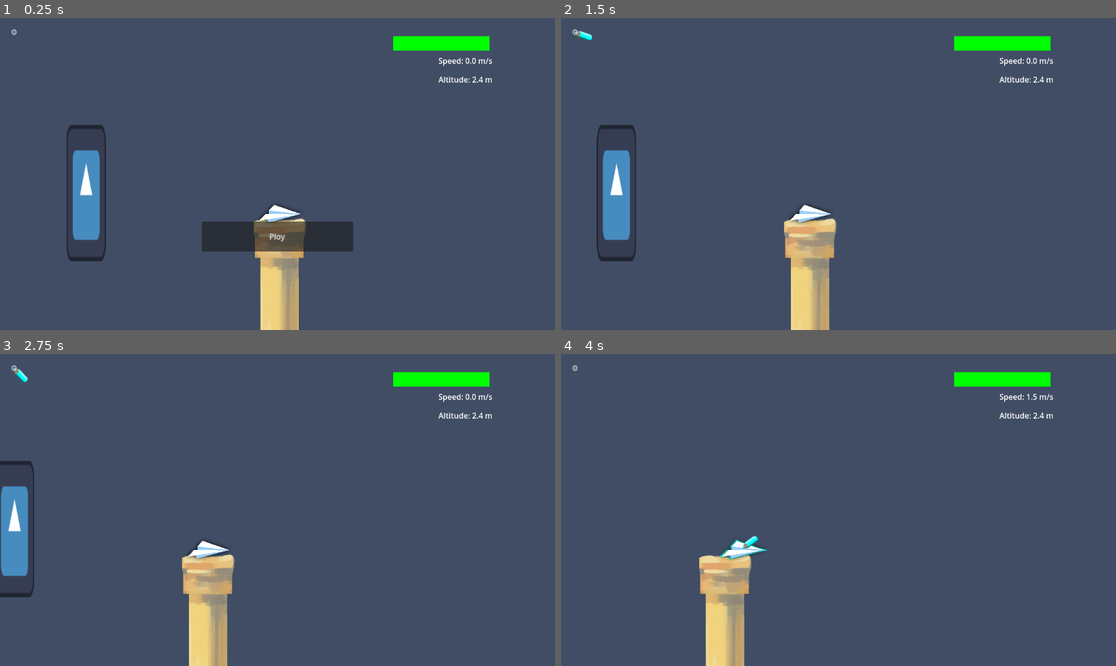
Above: before the commit, frames 1-4 (two rows, left to right).
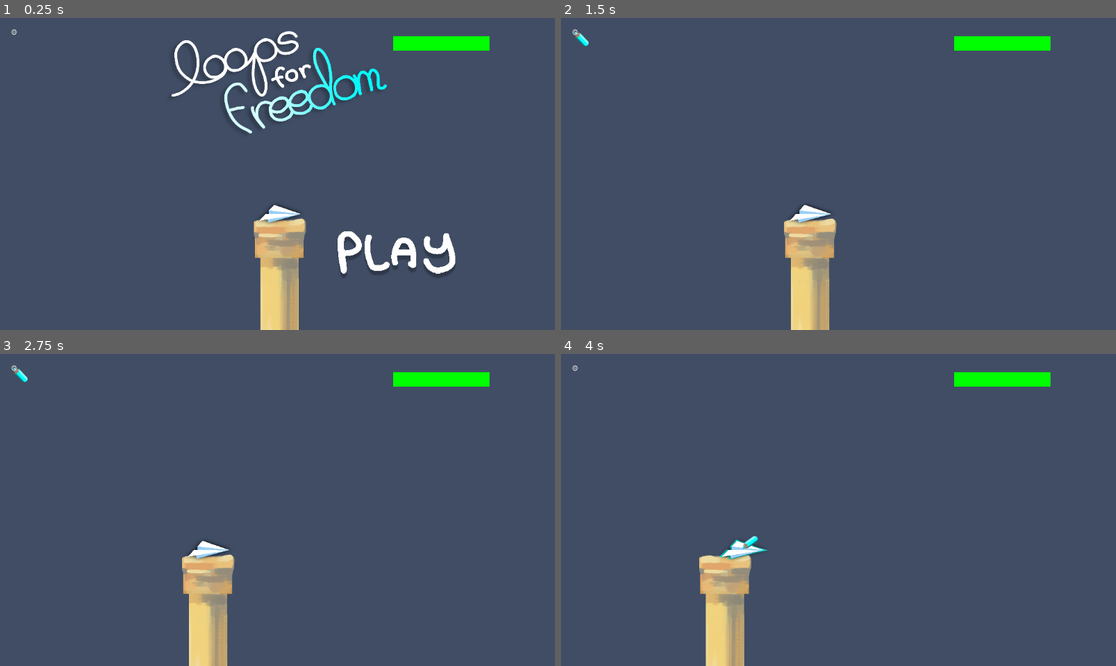
Above: after the commit, the same moments.

Repository: STUDIO-SINOKAYO/planegame
Game: Godot game, scene res://Scenes/level.tscn
The game is run twice, just before and just after one commit, with the same random seed, the same clock (stepped at 60 frames per second) and the same inputs. The engine's default icon, where the game draws it, is replaced by a stand-in: a white triangle on a blue panel in a dark square.
Inputs (mouse positions are in pixels of both pictures, inside the frame that each line leads up to; where the layout moved, square brackets give the same spot in the first picture):
- Up to frame 1 (0.25 s): no input
- Up to frame 2 (1.5 s): click (966, 255) [838, 236] at 0.5 s; click "⚙️" at 1.25 s
- Up to frame 3 (2.75 s): click "⚙️" at 2 s
- Up to frame 4 (4 s): click "⚙️" at 2.75 s; tap Enter (ui_accept) at 3.5, 3.77 s; move the mouse to (744, 547) at 3.52 s; tap R at 3.6 s; click (744, 547) at 3.67 s

The runs differ from the first frame. In frame 1, 8.2% of the frame differs, in the area x 12-89%, y 4-84%; in frame 2, 2.1%; in frame 3, 1.9%; in frame 4, 0.2%.

Commit message:
fixed restart

Diff:
--- a/Scenes/level.tscn
+++ b/Scenes/level.tscn
@@ -1,8 +1,7 @@
-[gd_scene load_steps=112 format=3 uid="uid://ig7nbplla4pc"]
+[gd_scene load_steps=114 format=3 uid="uid://ig7nbplla4pc"]
 
 [ext_resource type="Script" uid="uid://cqn84wdm076k5" path="res://Scripts/Level.gd" id="1_k5f4k"]
 [ext_resource type="Script" uid="uid://pakfejb3s2jx" path="res://Scripts/Plane.gd" id="2_6phgx"]
-[ext_resource type="Texture2D" uid="uid://d02dwmif63q64" path="res://icon.svg" id="2_81xng"]
 [ext_resource type="Texture2D" uid="uid://bqds3ltgssnrq" path="res://Assets/Sprites/COLUMN.png" id="2_dx6so"]
 [ext_resource type="Texture2D" uid="uid://cfof2t4pe4mmt" path="res://Assets/Sprites/PLANE.png" id="4_8c0lf"]
 [ext_resource type="Script" uid="uid://cgrkp52cjio52" path="res://Scripts/cursor_detection.gd" id="5_jmchl"]
@@ -54,6 +53,9 @@
 [ext_resource type="Script" uid="uid://lk8u8eonnnov" path="res://Scripts/Cursor.gd" id="44_gx30c"]
 [ext_resource type="Texture2D" uid="uid://cb2w4n1deig2t" path="res://Assets/Sprites/CURSOR.png" id="45_jmchl"]
 [ext_resource type="Script" uid="uid://bfd76f72v2pyy" path="res://Scenes/ui.gd" id="50_54tli"]
+[ext_resource type="Texture2D" uid="uid://dfd0wjf6t6fh8" path="res://Assets/Sprites/PLAY.png" id="51_m4bds"]
+[ext_resource type="Texture2D" uid="uid://dk3ujljw3x52i" path="res://Assets/Sprites/PLAY2.png" id="52_t4ggf"]
+[ext_resource type="Texture2D" uid="uid://bsksucne12fqt" path="res://Assets/Sprites/LOGO.png" id="53_uoc0b"]
 
 [sub_resource type="CircleShape2D" id="CircleShape2D_754fn"]
 radius = 12.0416
@@ -1443,6 +1445,7 @@
 text = "CLOSE"
 
 [node name="Statistics" type="Control" parent="UI"]
+visible = false
 layout_mode = 3
 anchors_preset = 1
 anchor_left = 1.0
@@ -1496,20 +1499,37 @@
 grow_horizontal = 2
 grow_vertical = 2
 
-[node name="PlayButton" type="Button" parent="UI/StartScreen"]
+[node name="PlayButton" type="TextureButton" parent="UI/StartScreen"]
 layout_mode = 1
 anchors_preset = 8
 anchor_left = 0.5
 anchor_top = 0.5
 anchor_right = 0.5
 anchor_bottom = 0.5
-offset_left = -157.0
-offset_top = 99.0
-offset_right = 157.0
-offset_bottom = 161.0
+offset_left = 113.0
+offset_top = 117.0
+offset_right = 427.0
+offset_bottom = 219.0
 grow_horizontal = 2
 grow_vertical = 2
-text = "Ploy"
+texture_normal = ExtResource("51_m4bds")
+texture_pressed = ExtResource("52_t4ggf")
+
+[node name="TextureRect" type="TextureRect" parent="UI/StartScreen"]
+layout_mode = 1
+anchors_preset = 8
+anchor_left = 0.5
+anchor_top = 0.5
+anchor_right = 0.5
+anchor_bottom = 0.5
+offset_left = -230.0
+offset_top = -307.0
+offset_right = 1065.0
+offset_bottom = 341.0
+grow_horizontal = 2
+grow_vertical = 2
+scale = Vector2(0.36, 0.36)
+texture = ExtResource("53_uoc0b")
 
 [node name="Burn" type="AudioStreamPlayer" parent="."]
 unique_name_in_owner = true
@@ -1534,11 +1554,6 @@
 offset_right = 11576.0
 offset_bottom = 4752.0
 color = Color(0.176471, 0.258824, 0.294118, 1)
-
-[node name="Sprite2D2" type="Sprite2D" parent="."]
-position = Vector2(-456, 313)
-scale = Vector2(0.8125, 2.82031)
-texture = ExtResource("2_81xng")
 
 [connection signal="game_over" from="Plane" to="." method="_on_game_over"]
 [connection signal="waypoint_reached" from="Plane" to="." method="_on_plane_waypoint_reached"]
--- a/Scenes/ui.gd
+++ b/Scenes/ui.gd
@@ -7,7 +7,6 @@
 @onready var draw_prompt: RichTextLabel = $Tutorial/DrawPrompt
 
 var camera_tween: Tween
-var game_has_started_once: bool = false  # Track if we've started the game before
 
 func _ready() -> void:
 	camera.position = Vector2.ZERO
@@ -15,20 +14,23 @@
 	camera_tween = create_tween()
 	camera_tween.kill()  # Stop it initially
 
+	# Check if we should skip the start screen entirely
+	if Global.should_skip_tutorial():
+		start_game_directly()
+
 func _input(event: InputEvent) -> void:
 	if event is InputEventMouseButton and event.button_index == MOUSE_BUTTON_LEFT and event.pressed:
 		if draw_prompt.visible:
 			# Hide the draw prompt when the player clicks
 			draw_prompt.hide()
 
-
-
-
 func _on_play_button_pressed() -> void:
 	start_screen.hide()
 	cursor.show()
 	Input.set_mouse_mode(Input.MOUSE_MODE_HIDDEN)
-	game_has_started_once = true  # Mark that we've started the game
+
+	# Mark that the game has been played
+	Global.mark_game_as_played()
 
 	# Smooth camera transition
 	camera_tween = create_tween()
@@ -44,8 +46,21 @@
 
 func start_game_directly() -> void:
 	"""Start the game without tutorial or start screen (for restarts)"""
-	start_screen.hide()
-	draw_prompt.hide()
-	cursor.show()
+	# Ensure start screen is hidden
+	if start_screen:
+		start_screen.hide()
+
+	# Ensure draw prompt is hidden
+	if draw_prompt:
+		draw_prompt.hide()
+
+	# Show cursor
+	if cursor:
+		cursor.show()
+
+	# Set mouse mode
 	Input.set_mouse_mode(Input.MOUSE_MODE_HIDDEN)
-	camera.position = Vector2(260, -50)  # Set camera position immediately
+
+	# Set camera position immediately
+	if camera:
+		camera.position = Vector2(260, -50)
--- a/Scripts/BaseObstacle.gd
+++ b/Scripts/BaseObstacle.gd
@@ -68,18 +68,15 @@
 
 func _on_timer_timeout() -> void:
 	"""Restart the game intelligently"""
-	# Get the level controller to use smart restart
-	var level = get_tree().get_first_node_in_group("level")
-	if not level:
-		level = get_node("/root/Level")  # Fallback path
-
-	if level and level.has_method("restart_game_directly"):
-		# Use smart restart if available
-		var ui_script = level.get_node("UI")
-		if ui_script and ui_script.game_has_started_once:
+	# Simple check: if game has been played before, try smart restart
+	if Global.should_skip_tutorial():
+		# Try smart restart
+		var level = get_tree().get_first_node_in_group("level")
+		if level and level.has_method("restart_game_directly"):
 			level.restart_game_directly()
 		else:
+			# Fallback to scene reload
 			get_tree().reload_current_scene()
 	else:
-		# Fallback to scene reload
+		# First time playing, use scene reload
 		get_tree().reload_current_scene()
--- a/Scripts/Global.gd
+++ b/Scripts/Global.gd
@@ -5,6 +5,9 @@
 # Mouse and interaction state
 var MouseEnteredRadius: bool = false : set = set_mouse_entered_radius
 var IsDrawing: bool = false : set = set_is_drawing
+
+# Game state tracking - simple and reliable
+var game_has_been_played_before: bool = false
 
 # Audio player for pencil sound
 var pencil_audio_player: AudioStreamPlayer
@@ -14,6 +17,12 @@
 signal drawing_state_changed(is_drawing: bool)
 
 func _ready() -> void:
+	# Reset game state on every launch (always show tutorial)
+	reset_game_state()
+
+	# Load game state from user preferences (will be false after reset)
+	load_game_state()
+
 	# Create and configure audio player for pencil sound
 	pencil_audio_player = AudioStreamPlayer.new()
 	add_child(pencil_audio_player)
@@ -24,6 +33,41 @@
 
 	# Set to loop
 	pencil_audio_player.stream.loop = true
+
+func _input(event: InputEvent) -> void:
+	# Debug: Press R to reset game state (for testing)
+	if event is InputEventKey and event.pressed:
+		if event.keycode == KEY_R and event.ctrl_pressed:
+			print("Resetting game state...")
+			reset_game_state()
+			get_tree().reload_current_scene()
+
+func mark_game_as_played() -> void:
+	"""Mark that the player has played the game at least once"""
+	if not game_has_been_played_before:
+		game_has_been_played_before = true
+		save_game_state()
+
+func should_skip_tutorial() -> bool:
+	"""Check if we should skip the tutorial and start screen"""
+	return game_has_been_played_before
+
+func reset_game_state() -> void:
+	"""Reset game state - useful for testing or giving players a fresh start"""
+	game_has_been_played_before = false
+	save_game_state()
+
+func save_game_state() -> void:
+	"""Save game state to user preferences (works on web)"""
+	var config = ConfigFile.new()
+	config.set_value("game", "has_been_played", game_has_been_played_before)
+	config.save("user://game_state.cfg")
+
+func load_game_state() -> void:
+	"""Load game state from user preferences"""
+	var config = ConfigFile.new()
+	if config.load("user://game_state.cfg") == OK:
+		game_has_been_played_before = config.get_value("game", "has_been_played", false)
 
 func set_mouse_entered_radius(value: bool) -> void:
 	if MouseEnteredRadius != value:
--- a/Scripts/Level.gd
+++ b/Scripts/Level.gd
@@ -623,8 +623,8 @@
 	settings_panel.visible = false
 
 func _on_restart_pressed():
-	# Smart restart: check if game has started before
-	if ui_script.game_has_started_once:
+	# Simple check using global state
+	if Global.should_skip_tutorial():
 		# Quick restart without tutorial/start screen
 		restart_game_directly()
 	else:
@@ -641,12 +641,18 @@
 	clear_all_drawings()
 
 	# Reset plane
-	plane.reset_plane()
+	if plane and plane.has_method("reset_plane"):
+		plane.reset_plane()
 
 	# Reset UI
-	ui_script.start_game_directly()
-	game_over_screen.hide()
-	stamina_bar.value = max_stamina
+	if ui_script and ui_script.has_method("start_game_directly"):
+		ui_script.start_game_directly()
+
+	# Reset UI elements
+	if game_over_screen:
+		game_over_screen.hide()
+	if stamina_bar:
+		stamina_bar.value = max_stamina
 
 	# Reset any other game state as needed
 	setup_drawing()
--- a/Scripts/sun.gd
+++ b/Scripts/sun.gd
@@ -1,7 +1,12 @@
 extends BaseObstacle
-
+class_name SunObstacle
 
 ## Sun obstacle that kills the plane on contact
 
 func get_audio_player() -> AudioStreamPlayer:
 	return $AudioStreamPlayer as AudioStreamPlayer
+
+# Override timer timeout to always use scene reload for sun (most reliable)
+func _on_timer_timeout() -> void:
+	"""Always use scene reload for sun crashes (most reliable)"""
+	get_tree().reload_current_scene()
Binary file added: Assets/Sprites/LOGO.png
Not shown, added: Assets/Sprites/LOGO.png.import
Binary file added: Assets/Sprites/PLAY.png
Not shown, added: Assets/Sprites/PLAY.png.import
Binary file added: Assets/Sprites/PLAY2.png
Not shown, added: Assets/Sprites/PLAY2.png.import
